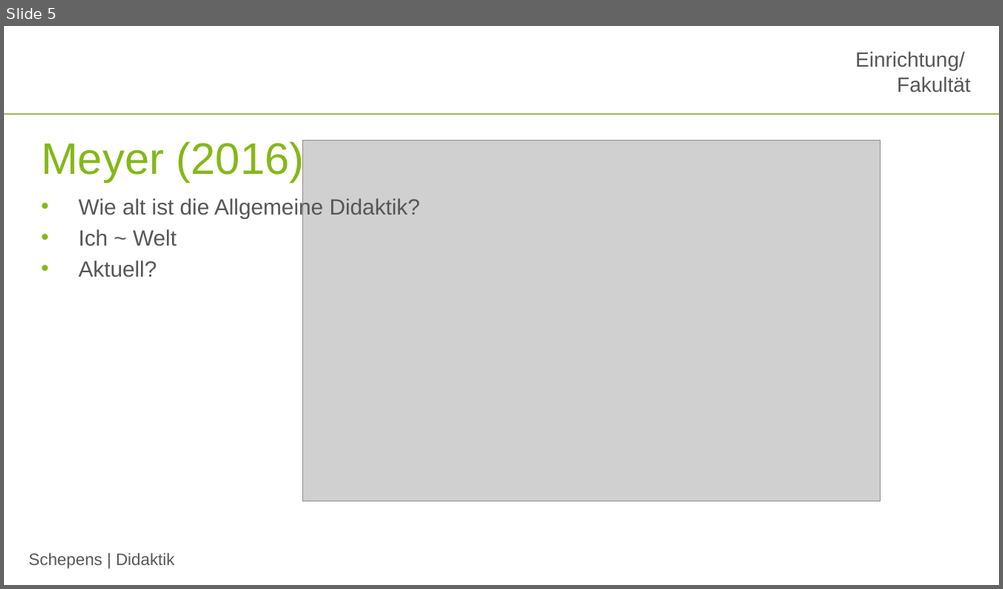
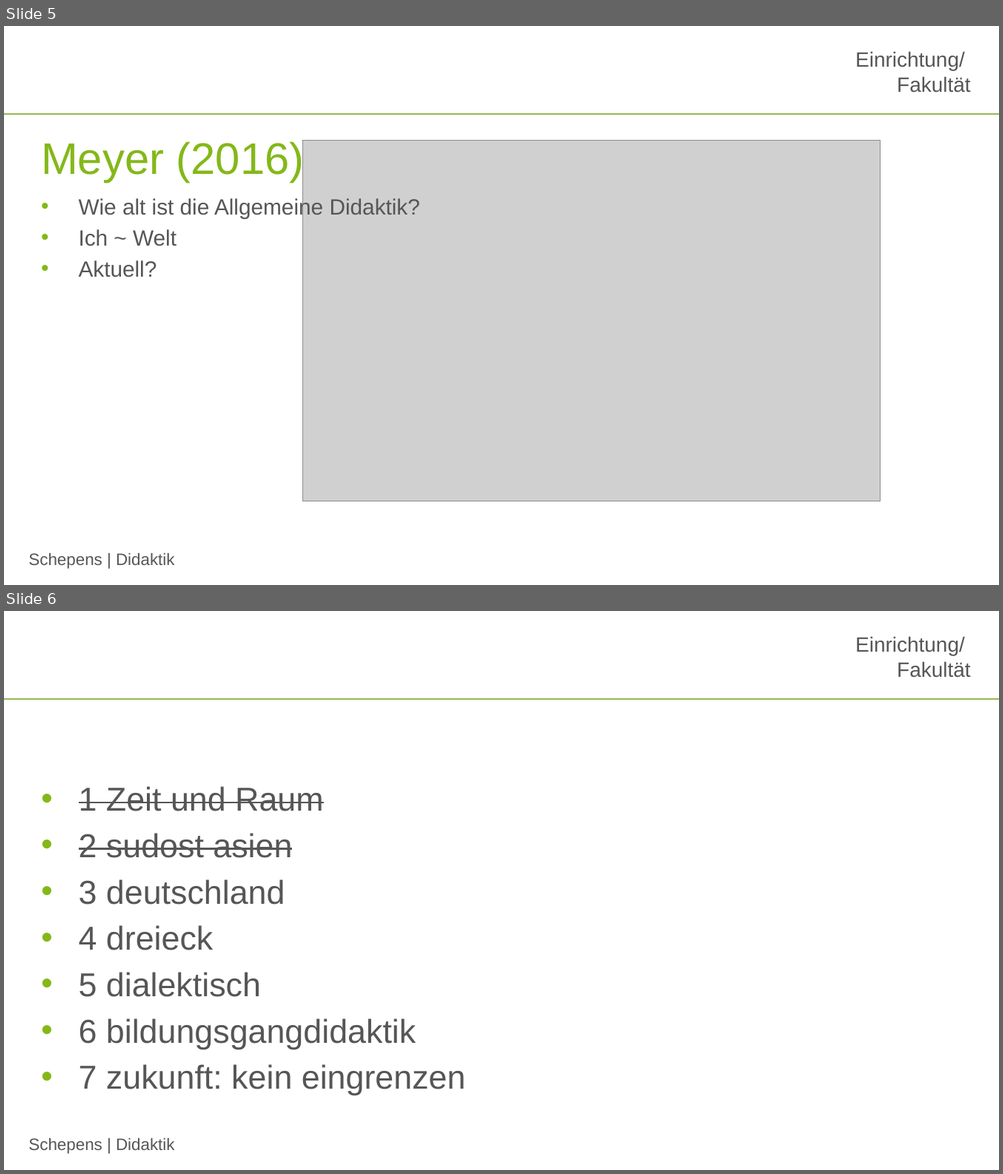
Before and after one commit to jobschepens/didakt22, a slide deck: folien/week2.pptx. Shown one above the other, each under a label of ours: slide 5 before the commit, slides 5 and 6 after it. The pictures are 1003x589 and 1003x1174 pixels, drawn with LibreOffice and Linux fonts; fonts in the diff are those of the drawing; grey boxes stand for pictures; background and template pictures are left out. Boxes give left, top, right and bottom in pixels: in the first picture for what was removed or moved away, otherwise in the second. Text is boxed around its words. In the diff, an @@ line names an element or a change of style, - is before the commit and + after.

```diff
--- a/folien/week2.pptx
+++ b/folien/week2.pptx
@@ slide 6 added at (x1=4, y1=611, x2=999, y2=1170), background #FFFFFF; not listed: 3 template elements that a slide beside it also shows @@
@@ text added at (x1=79, y1=786, x2=466, y2=1096), 24 pt, text #565656 @@
+• 1 Zeit und Raum
+• 2 sudost asien
+• 3 deutschland
+• 4 dreieck
+• 5 dialektisch
+• 6 bildungsgangdidaktik
+• 7 zukunft: kein eingrenzen
```
Also in this commit, not shown: 2 other slides added.
